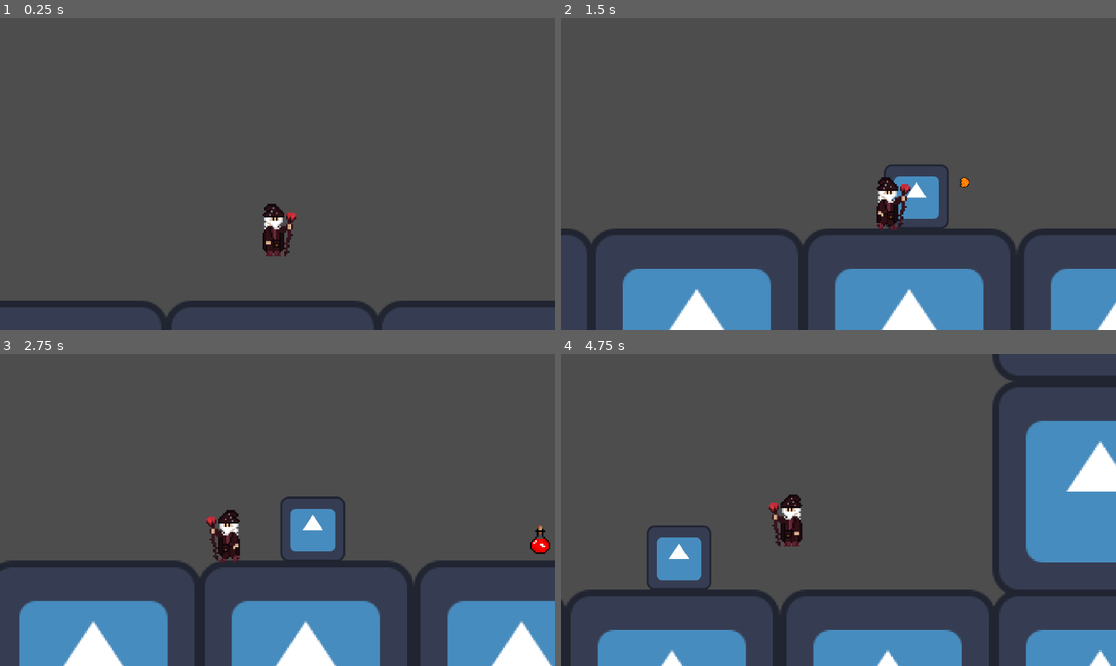
Above: before the commit, frames 1-4 (two rows, left to right).
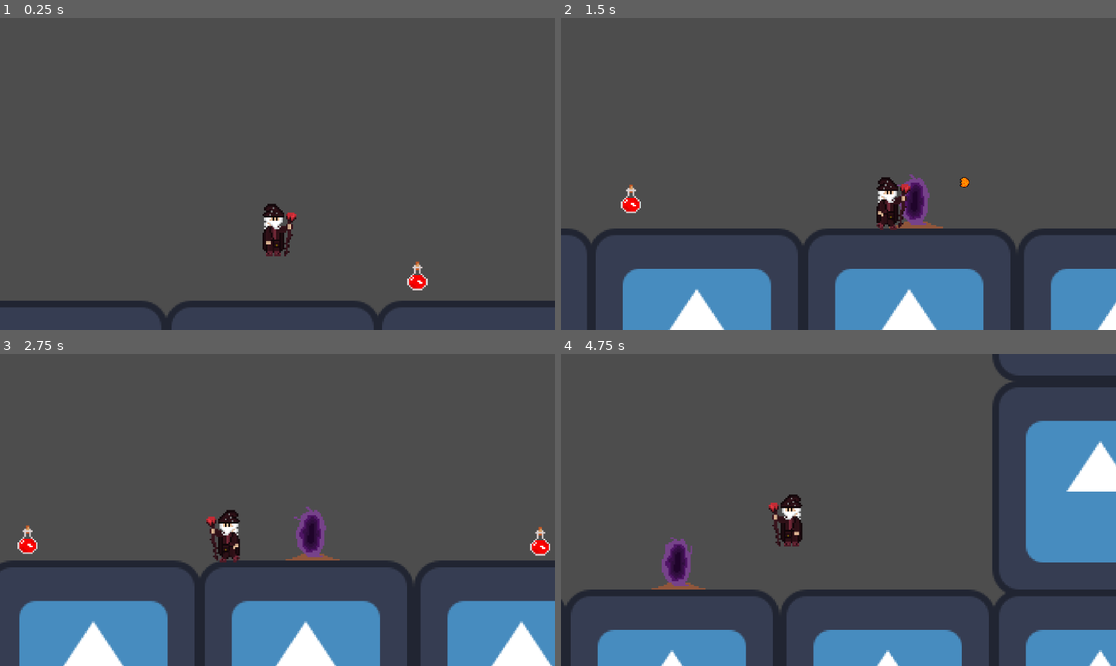
Above: after the commit, the same moments.

Repository: zSelimReborn/Project-Unitum
Game: Godot game, scene res://scenes/debug.tscn
Same seed, same stepped clock (60 frames per second), same inputs: the game is played once before the commit and once after it. The engine's default icon, where the game draws it, is replaced by a stand-in: a white triangle on a blue panel in a dark square.
Inputs (mouse positions are in pixels of both pictures, inside the frame that each line leads up to):
- Up to frame 1 (0.25 s): no input
- Up to frame 2 (1.5 s): move the mouse to (960, 158) at 0.52 s; hold 1 (change_element) 0.53-1.28 s; hold D (move_right) from 0.53 s (still down); tap Space (jump) at 0.77 s; move the mouse to (727, 189) at 1.27 s; click (727, 189) at 1.35 s
- Up to frame 3 (2.75 s): tap Space (jump) at 1.52 s; move the mouse to (333, 441) at 2.02 s; release D (move_right) at 2.03 s; hold Left (move_left) from 2.03 s (still down); hold E (interact) from 2.03 s (still down)
- Up to frame 4 (4.75 s): move the mouse to (810, 572) at 2.77 s; release Left (move_left) at 2.78 s; release E (interact) at 2.78 s; hold D (move_right) 2.78-4.28 s; right-click (810, 572) at 2.85 s; tap Space (jump) at 3.02, 3.77, 4.52 s; move the mouse to (1005, 556) at 3.52 s; tap 2 at 3.6 s; move the mouse to (672, 463) at 4.27 s; hold Left (move_left) from 4.28 s (still down); tap 3 at 4.35 s

The runs differ from the first frame. In frame 1, 0.2% of the frame differs, in the area x 73-78%, y 77-88%; in frame 2, 1.4%; in frame 3, 1.9%, in the area x 3-100%, y 45-67%; in frame 4, 1.5%.

Commit message:
Animated interactables

Diff:
--- a/blueprints/gameplay/interactables/health_potion.tscn
+++ b/blueprints/gameplay/interactables/health_potion.tscn
@@ -1,13 +1,46 @@
-[gd_scene load_steps=5 format=3 uid="uid://ym1qxgmtsj32"]
+[gd_scene load_steps=10 format=3 uid="uid://ym1qxgmtsj32"]
 
 [ext_resource type="Script" path="res://scripts/gameplay/interactables/health_potion.gd" id="2_1tf8p"]
-[ext_resource type="Texture2D" uid="uid://bfshf2bv1orw0" path="res://assets/pickup_health.tga" id="2_7ahir"]
+[ext_resource type="Texture2D" uid="uid://b4tqov47alwiw" path="res://assets/gameplay/pickup_health_animated.png" id="2_nc5ko"]
 
-[sub_resource type="SpriteFrames" id="SpriteFrames_3xckq"]
+[sub_resource type="AtlasTexture" id="AtlasTexture_orojt"]
+atlas = ExtResource("2_nc5ko")
+region = Rect2(0, 0, 32, 32)
+
+[sub_resource type="AtlasTexture" id="AtlasTexture_sshsg"]
+atlas = ExtResource("2_nc5ko")
+region = Rect2(32, 0, 32, 32)
+
+[sub_resource type="AtlasTexture" id="AtlasTexture_3ny6e"]
+atlas = ExtResource("2_nc5ko")
+region = Rect2(64, 0, 32, 32)
+
+[sub_resource type="AtlasTexture" id="AtlasTexture_4fn74"]
+atlas = ExtResource("2_nc5ko")
+region = Rect2(96, 0, 32, 32)
+
+[sub_resource type="AtlasTexture" id="AtlasTexture_ue8ve"]
+atlas = ExtResource("2_nc5ko")
+region = Rect2(0, 32, 32, 32)
+
+[sub_resource type="SpriteFrames" id="SpriteFrames_fdxen"]
+resource_local_to_scene = true
 animations = [{
 "frames": [{
 "duration": 1.0,
-"texture": ExtResource("2_7ahir")
+"texture": SubResource("AtlasTexture_orojt")
+}, {
+"duration": 1.0,
+"texture": SubResource("AtlasTexture_sshsg")
+}, {
+"duration": 1.0,
+"texture": SubResource("AtlasTexture_3ny6e")
+}, {
+"duration": 1.0,
+"texture": SubResource("AtlasTexture_4fn74")
+}, {
+"duration": 1.0,
+"texture": SubResource("AtlasTexture_ue8ve")
 }],
 "loop": true,
 "name": &"idle",
@@ -23,9 +56,11 @@
 
 [node name="AnimatedSprite2D" type="AnimatedSprite2D" parent="."]
 position = Vector2(0, -6)
-sprite_frames = SubResource("SpriteFrames_3xckq")
+sprite_frames = SubResource("SpriteFrames_fdxen")
 animation = &"idle"
+autoplay = "idle"
+frame_progress = 0.456862
 
 [node name="Volume" type="CollisionShape2D" parent="."]
-position = Vector2(0, -8.5)
+position = Vector2(0, -2)
 shape = SubResource("RectangleShape2D_til6b")
--- a/blueprints/gameplay/interactables/shadow_portal.tscn
+++ b/blueprints/gameplay/interactables/shadow_portal.tscn
@@ -1,20 +1,85 @@
-[gd_scene load_steps=4 format=3 uid="uid://bkjrvv8tg7yvx"]
+[gd_scene load_steps=13 format=3 uid="uid://bkjrvv8tg7yvx"]
 
-[ext_resource type="Texture2D" uid="uid://c4x77efdkdtmg" path="res://icon.svg" id="2_0i1ph"]
+[ext_resource type="Texture2D" uid="uid://c843ffeuwyreo" path="res://assets/gameplay/shadow_portal_animated.png" id="2_0bjys"]
 [ext_resource type="Script" path="res://scripts/gameplay/interactables/shadow_portal.gd" id="2_yegn5"]
 
+[sub_resource type="AtlasTexture" id="AtlasTexture_sw77p"]
+atlas = ExtResource("2_0bjys")
+region = Rect2(0, 0, 32, 32)
+
+[sub_resource type="AtlasTexture" id="AtlasTexture_sku1p"]
+atlas = ExtResource("2_0bjys")
+region = Rect2(32, 0, 32, 32)
+
+[sub_resource type="AtlasTexture" id="AtlasTexture_0u8at"]
+atlas = ExtResource("2_0bjys")
+region = Rect2(64, 0, 32, 32)
+
+[sub_resource type="AtlasTexture" id="AtlasTexture_ood07"]
+atlas = ExtResource("2_0bjys")
+region = Rect2(96, 0, 32, 32)
+
+[sub_resource type="AtlasTexture" id="AtlasTexture_fs81b"]
+atlas = ExtResource("2_0bjys")
+region = Rect2(0, 32, 32, 32)
+
+[sub_resource type="AtlasTexture" id="AtlasTexture_y1lqp"]
+atlas = ExtResource("2_0bjys")
+region = Rect2(32, 32, 32, 32)
+
+[sub_resource type="AtlasTexture" id="AtlasTexture_hiqgn"]
+atlas = ExtResource("2_0bjys")
+region = Rect2(64, 32, 32, 32)
+
+[sub_resource type="AtlasTexture" id="AtlasTexture_vtwwk"]
+atlas = ExtResource("2_0bjys")
+region = Rect2(96, 32, 32, 32)
+
+[sub_resource type="SpriteFrames" id="SpriteFrames_lpdq7"]
+animations = [{
+"frames": [{
+"duration": 1.0,
+"texture": SubResource("AtlasTexture_sw77p")
+}, {
+"duration": 1.0,
+"texture": SubResource("AtlasTexture_sku1p")
+}, {
+"duration": 1.0,
+"texture": SubResource("AtlasTexture_0u8at")
+}, {
+"duration": 1.0,
+"texture": SubResource("AtlasTexture_ood07")
+}, {
+"duration": 1.0,
+"texture": SubResource("AtlasTexture_fs81b")
+}, {
+"duration": 1.0,
+"texture": SubResource("AtlasTexture_y1lqp")
+}, {
+"duration": 1.0,
+"texture": SubResource("AtlasTexture_hiqgn")
+}, {
+"duration": 1.0,
+"texture": SubResource("AtlasTexture_vtwwk")
+}],
+"loop": true,
+"name": &"default",
+"speed": 7.0
+}]
+
 [sub_resource type="RectangleShape2D" id="RectangleShape2D_0aqn8"]
-size = Vector2(38, 36)
+size = Vector2(32, 31.6)
 
 [node name="ShadowPortal" type="Area2D"]
 z_index = 1
 script = ExtResource("2_yegn5")
 
-[node name="Sprite2D" type="Sprite2D" parent="."]
-position = Vector2(0.200001, -18.8)
-scale = Vector2(0.3, 0.3)
-texture = ExtResource("2_0i1ph")
+[node name="AnimatedSprite2D" type="AnimatedSprite2D" parent="."]
+position = Vector2(0, -16)
+sprite_frames = SubResource("SpriteFrames_lpdq7")
+autoplay = "default"
+frame_progress = 0.589949
 
 [node name="CollisionShape2D" type="CollisionShape2D" parent="."]
-position = Vector2(0.200001, -18.8)
+position = Vector2(0, -16)
 shape = SubResource("RectangleShape2D_0aqn8")
--- a/scenes/debug.tscn
+++ b/scenes/debug.tscn
@@ -64,7 +64,7 @@
 position = Vector2(-504, 115)
 
 [node name="HealthPotion" parent="." instance=ExtResource("3_jhxdv")]
-position = Vector2(387, 47)
+position = Vector2(387, 41)
 
 [node name="HealthPotion2" parent="." instance=ExtResource("3_jhxdv")]
 position = Vector2(-407, 44)
@@ -83,3 +83,6 @@
 
 [node name="CharacterPoint" type="Node2D" parent="."]
 position = Vector2(-315, 35)
+
+[node name="HealthPotion3" parent="." instance=ExtResource("3_jhxdv")]
+position = Vector2(83, 40)
Binary file added: assets/gameplay/pickup_health_animated.png
Not shown, changed: assets/gameplay/pickup_health_animated.png.import
Binary file added: assets/gameplay/shadow_portal_animated.png
Not shown, added: assets/gameplay/shadow_portal_animated.png.import
Binary file removed: assets/pickup_health.tga
